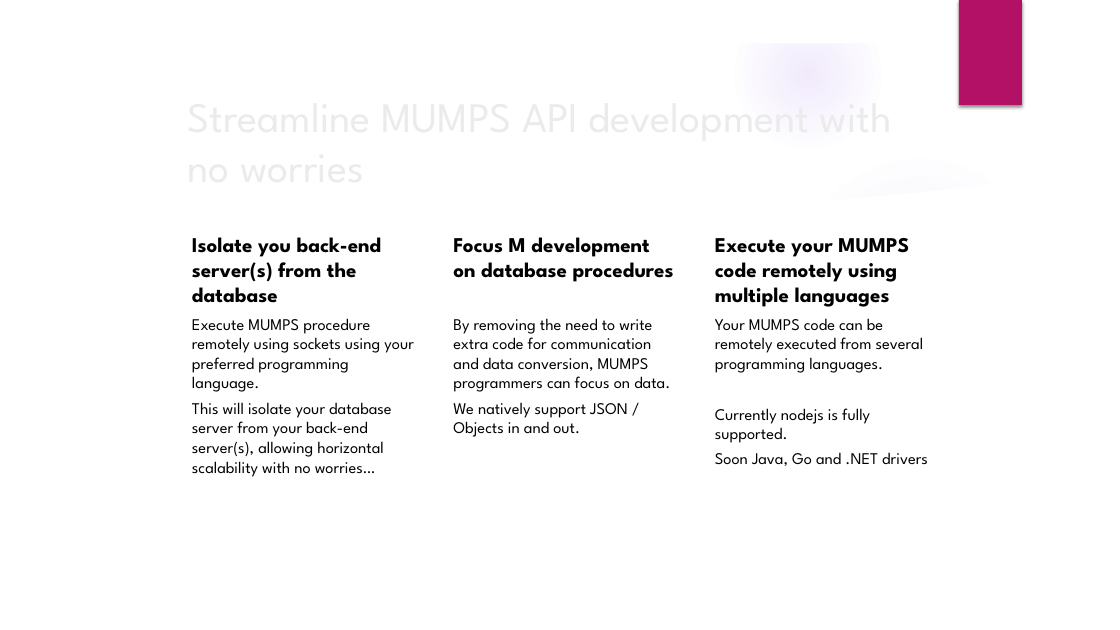
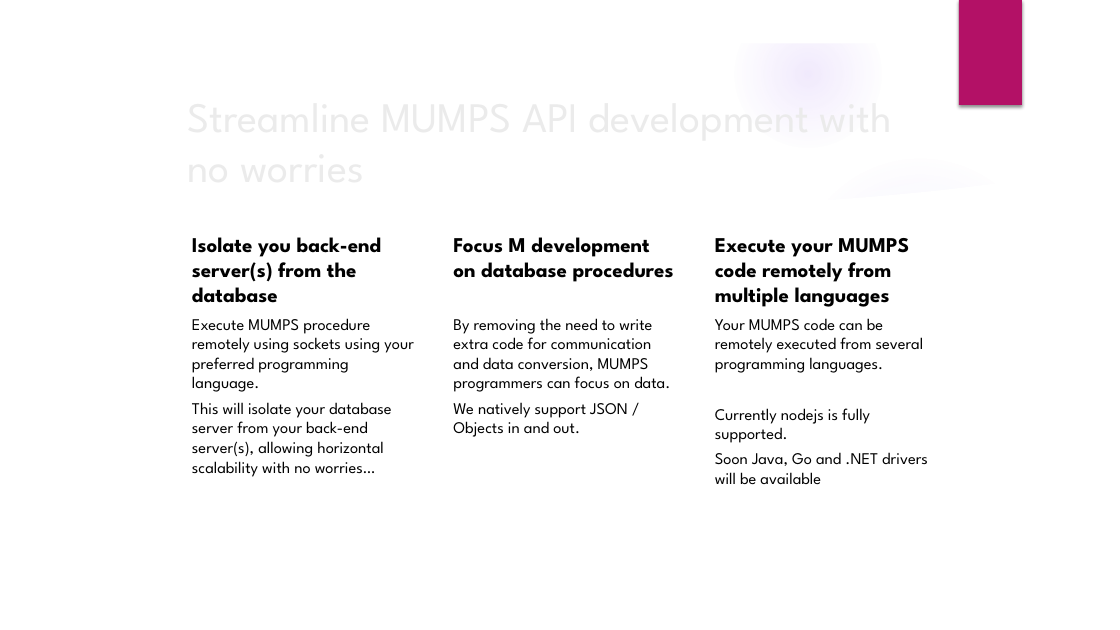
Before and after one commit to mind4yottadb/mind-server, a slide deck: slide 2 of docs/slides/def1.pptx. Drawn at 1120x630 pixels with LibreOffice and Linux fonts; fonts in the diff are those of the drawing; background and template pictures are left out. Boxes give left, top, right and bottom in pixels: in the first picture for what was removed or moved away, otherwise in the second. Text is boxed around its words. In the diff, an @@ line names an element or a change of style, - is before the commit and + after.

```diff
--- a/docs/slides/def1.pptx
+++ b/docs/slides/def1.pptx
@@ text at [715, 238, 909, 307]: text changed @@
-Execute your MUMPS code remotely using multiple languages
+Execute your MUMPS code remotely from multiple languages
@@ text at [715, 452, 928, 484]: text changed @@
-Soon Java, Go and .NET drivers
+Soon Java, Go and .NET drivers will be available
```
Also in this commit, not shown: 3 slides added.
